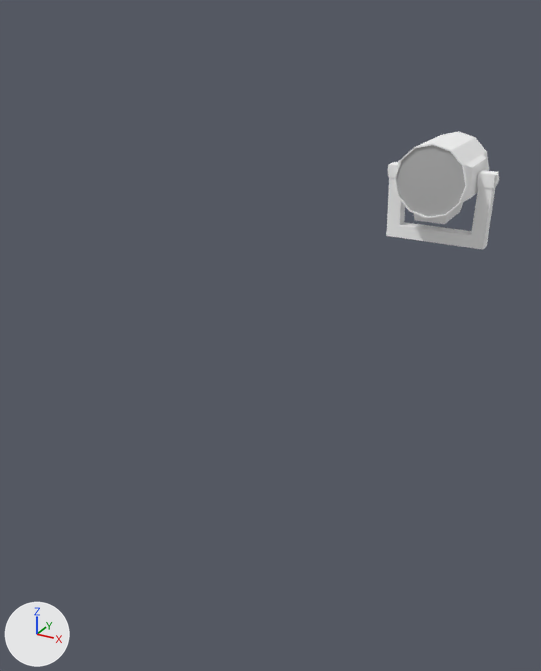
A saved change to the FBX model Assets/Models/ENV_Models/LightBeacon/ENV_BeaconOfLight.fbx.
One viewpoint serves both versions: a 50 mm lens placed at (0.083, -0.289, 0.087), pointed at (-0.014, -0.113, -0.002). Every picture has the same lights, and +X, +Y and +Z are marked at lower left. The first picture is the older version. Where no turn or scale is listed for an object, it has been applied to the vertices.

Objects in the first picture: 'ENV_Beacon', 'ENV_BeaconLight'.
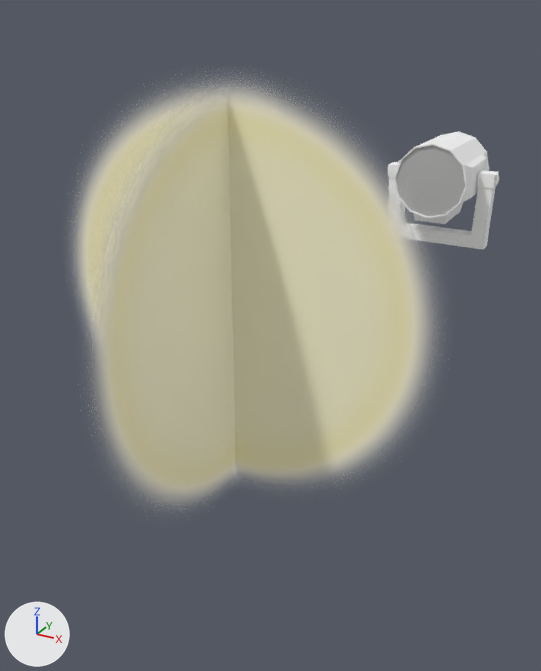
What differs and where, as boxes [x1, y1, x2, y2] in the pictures (541 x 671 px):
'ENV_LightPlanes', added (beige)
    after: [78, 94, 426, 499]

Patch to the scene script:
```diff
--- a/Assets/Models/ENV_Models/LightBeacon/ENV_BeaconOfLight.fbx.py
+++ b/Assets/Models/ENV_Models/LightBeacon/ENV_BeaconOfLight.fbx.py
@@ img_txr_env_beacon_light_color_png @@
+img_txr_env_beacon_light_color_png = load_image('TXR_ENV_Beacon_Light_Color.png', 'TXR_ENV_Beacon_Light_Color.png', 2048, 2048, 'sRGB')
@@ mat_lambert4 @@
+mat_lambert4 = principled_material('lambert4')
+mat_lambert4.texture = img_txr_env_beacon_light_color_png  # with its transparency
@@ me_mesh_002 @@
+me_mesh_002.from_pydata(...)  # 8 vertices, 2 faces; spans x -0.05..0.05, y -0.05..0.05, z -0.05..0.05
+me_mesh_002.materials.append(mat_lambert4)  # picture img_txr_env_beacon_light_color_png
@@ ob_env_lightplanes @@
+ob_env_lightplanes = bpy.data.objects.new('ENV_LightPlanes', me_mesh_002)
+ob_env_lightplanes.location = (0.0, -0.1562, 0.026)
```
